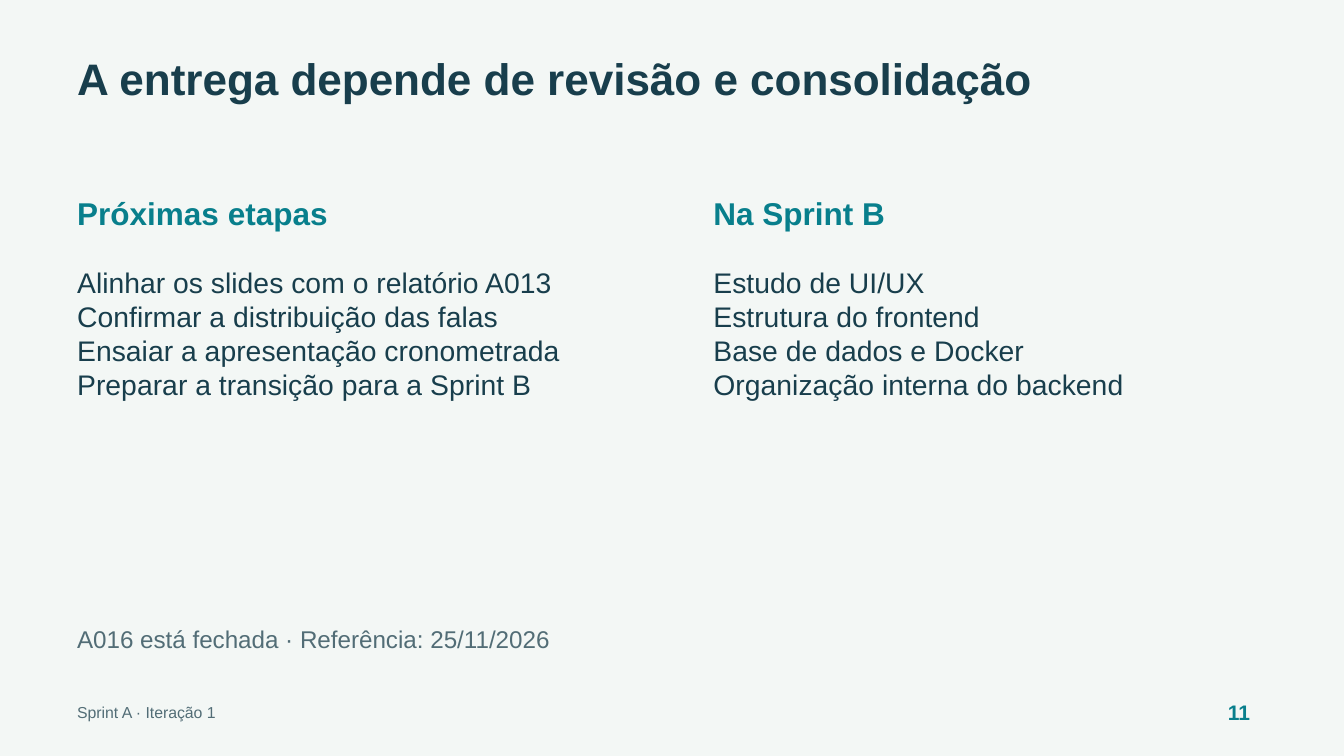
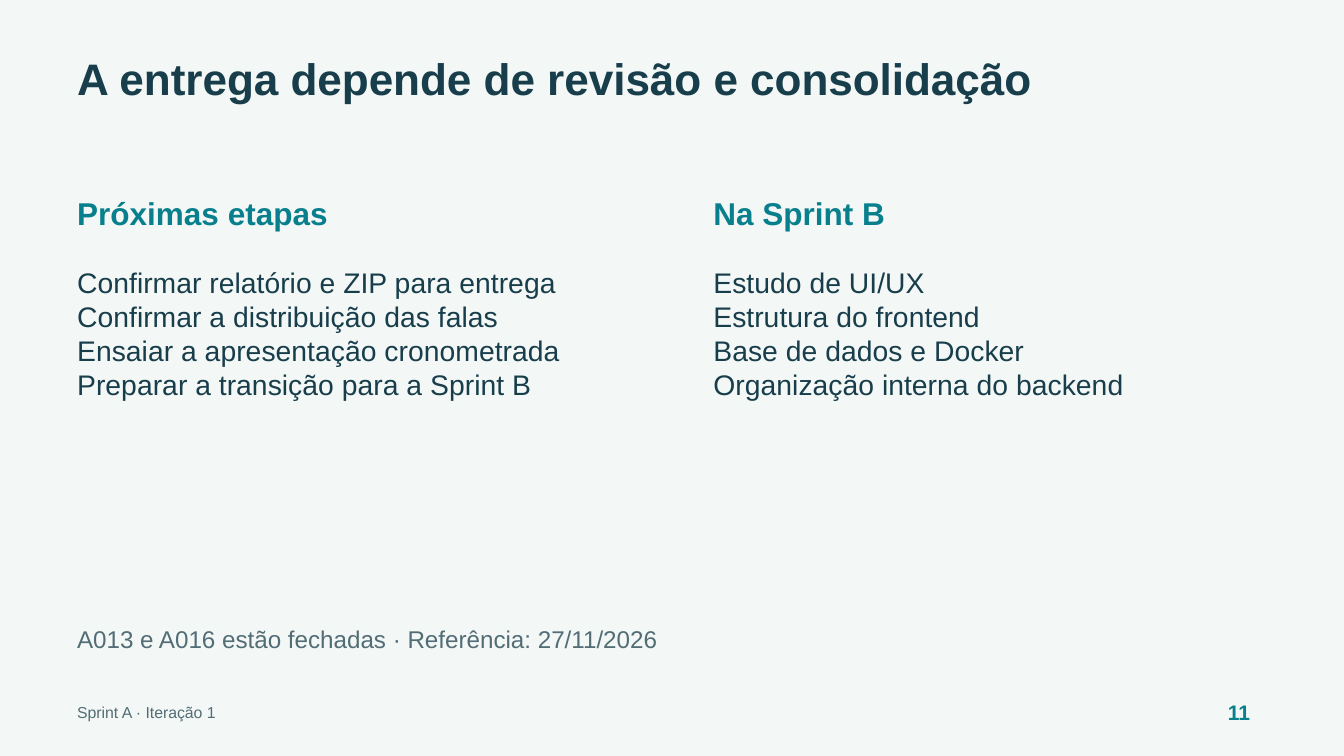
Before and after one commit to escobar0304/ProjInter-2-1, a slide deck: slide 11 of docs/entregas/sprint-review-a/sprint-review-a.pptx. Drawn at 1344x756 pixels with LibreOffice and Linux fonts; fonts in the diff are those of the drawing. Boxes give left, top, right and bottom in pixels: in the first picture for what was removed or moved away, otherwise in the second. Text is boxed around its words. In the diff, an @@ line names an element or a change of style, - is before the commit and + after.

Commit message:
apresentação: alinhar métricas e mapa com o relatório

```diff
--- a/docs/entregas/sprint-review-a/sprint-review-a.pptx
+++ b/docs/entregas/sprint-review-a/sprint-review-a.pptx
@@ text at [77, 272, 555, 299]: text changed @@
-Alinhar os slides com o relatório A013
+Confirmar relatório e ZIP para entrega
@@ text at [77, 630, 657, 648]: text changed @@
-A016 está fechada · Referência: 25/11/2026
+A013 e A016 estão fechadas · Referência: 27/11/2026
```
Also in this commit, not shown: 2 other slides changed, 4 other files.
